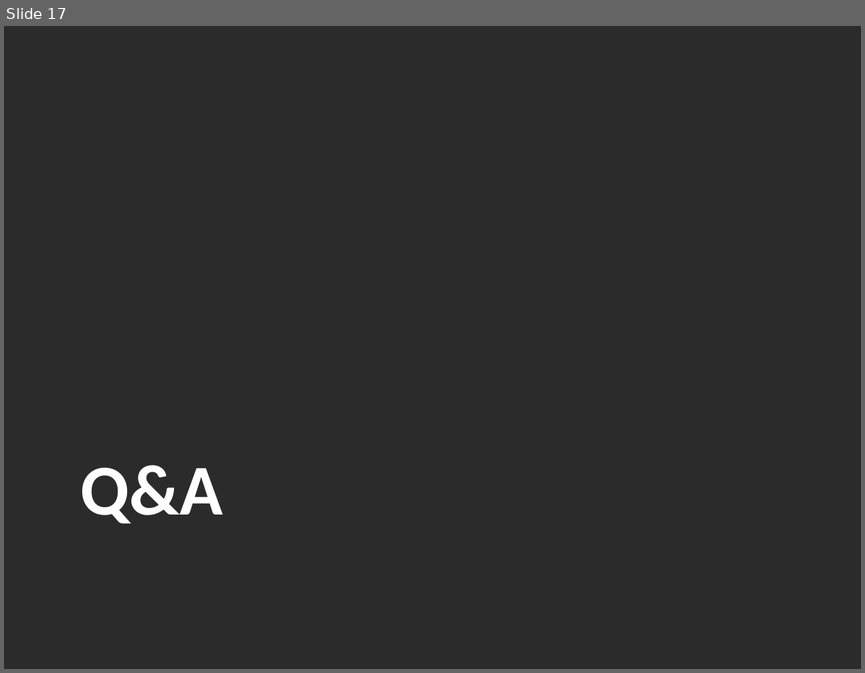
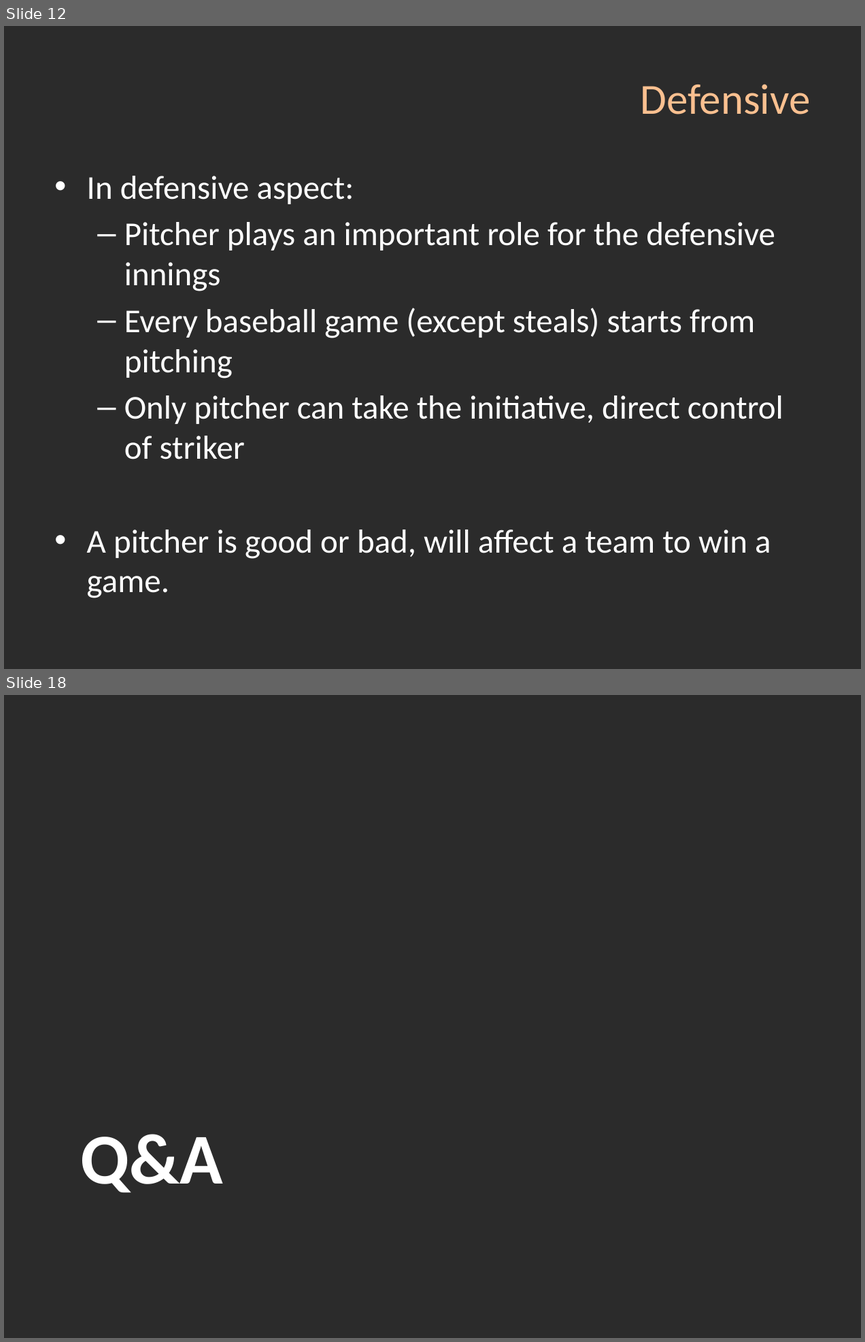
Before and after one commit to JeffWang0501/VALabProject2016, a slide deck: VA_Project_Proposal.pptx. Shown one above the other, each under a label of ours: slide 17 before the commit, slides 12 and 18 after it; the slides between them are not shown. The pictures are 865x673 and 865x1342 pixels, drawn with LibreOffice and Linux fonts; fonts in the diff are those of the drawing; background and template pictures are left out; a plain dark background stands for a picture behind light text. Boxes give left, top, right and bottom in pixels: in the first picture for what was removed or moved away, otherwise in the second. Text is boxed around its words. In the diff, an @@ line names an element or a change of style, - is before the commit and + after.

```diff
--- a/VA_Project_Proposal.pptx
+++ b/VA_Project_Proposal.pptx
@@ slide 12 added at <box>4,26,861,669</box>, background picture (left out) @@
@@ title added at <box>640,84,810,114</box>, 36 pt, text #FAC090 @@
+Defensive
@@ text added at <box>87,176,783,598</box>, 28 pt, text #FFFFFF @@
+• In defensive aspect:
+  – Pitcher plays an important role for the defensive innings
+  – Every baseball game (except steals) starts from pitching
+  – Only pitcher can take the initiative, direct control of striker
+• A pitcher is good or bad, will affect a team to win a game.
@@ what was slide 17 is now slide 18 @@
```
Also in this commit, not shown: 10 slides changed.
